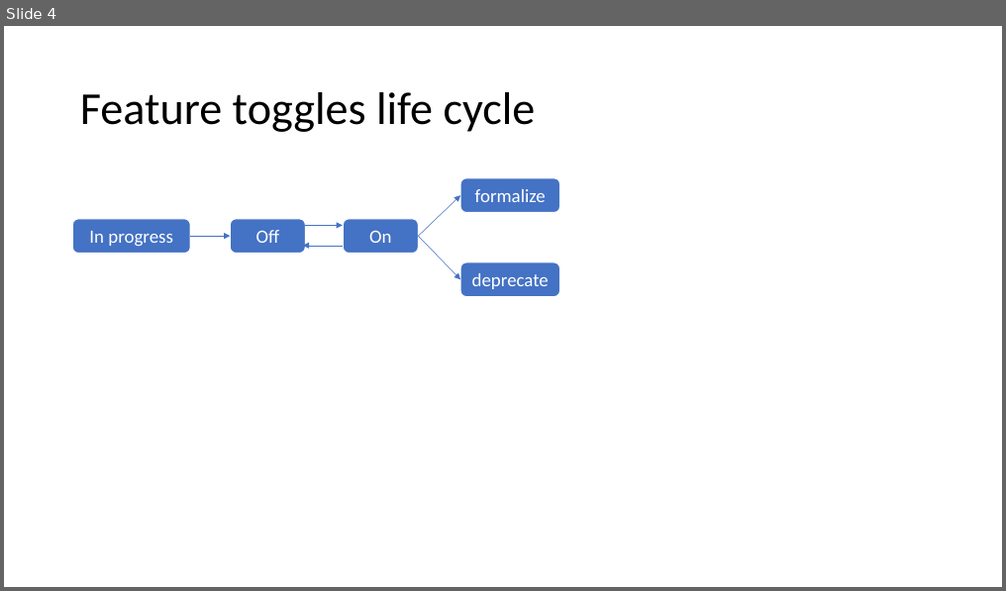
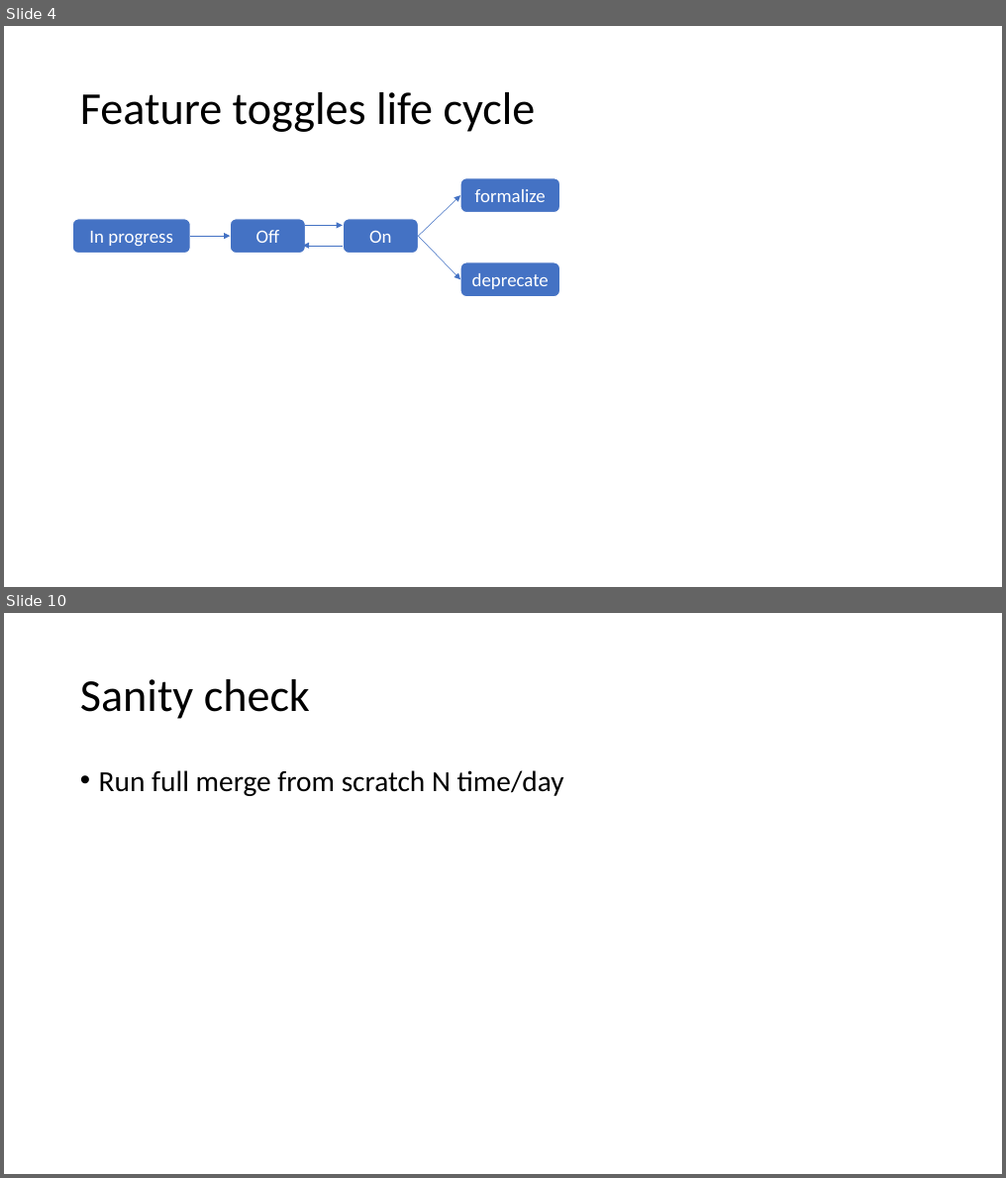
Before and after one commit to chaiyilin/featureToggling, a slide deck: featureToggles.pptx. Shown one above the other, each under a label of ours: slide 4 before the commit, slides 4 and 10 after it; the slides between them are not shown. The pictures are 1006x591 and 1006x1178 pixels, drawn with LibreOffice and Linux fonts; fonts in the diff are those of the drawing. Boxes give left, top, right and bottom in pixels: in the first picture for what was removed or moved away, otherwise in the second. Text is boxed around its words. In the diff, an @@ line names an element or a change of style, - is before the commit and + after.

```diff
--- a/featureToggles.pptx
+++ b/featureToggles.pptx
@@ slide 10 added at (x1=4, y1=613, x2=1002, y2=1174), background #FFFFFF @@
@@ title added at (x1=80, y1=679, x2=310, y2=719), 44 pt, text #000000 @@
+Sanity check
@@ text added at (x1=99, y1=770, x2=564, y2=796), 28 pt, text #000000 @@
+• Run full merge from scratch N time/day
```
Also in this commit, not shown: 3 slides changed, 13 other slides added, 4 slides removed.
